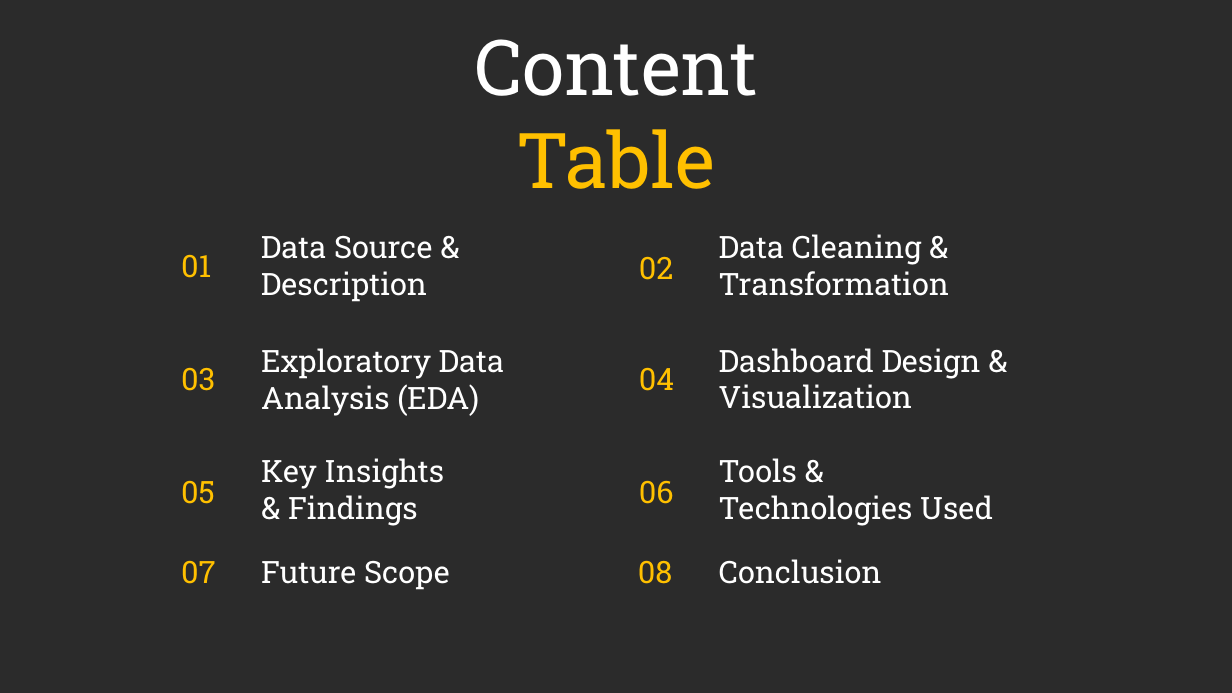
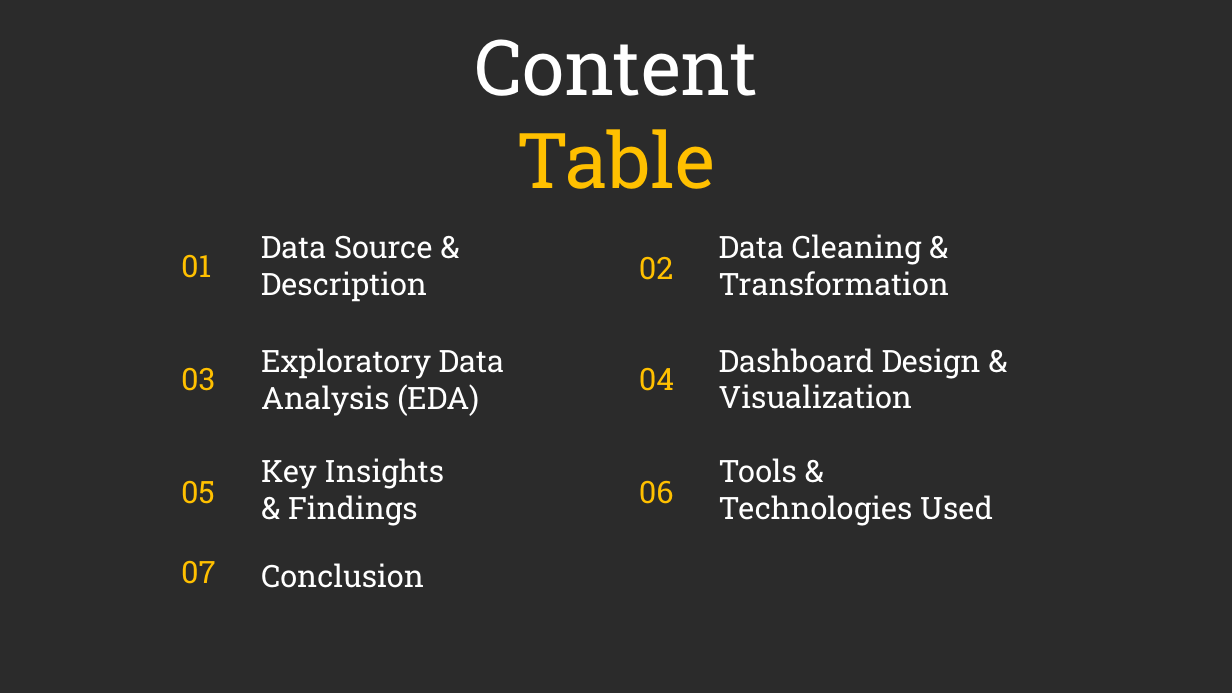
Before and after one commit to prafullwahatule/BI-Amazon-Sale-Report, a slide deck: slide 7 of Report/Amazon Sales Report.pptx. Drawn at 1232x693 pixels with LibreOffice and Linux fonts; fonts in the diff are those of the drawing; background and template pictures are left out; a plain dark background stands for a picture behind light text. Boxes give left, top, right and bottom in pixels: in the first picture for what was removed or moved away, otherwise in the second. Text is boxed around its words. In the diff, an @@ line names an element or a change of style, - is before the commit and + after.

```diff
--- a/Report/Amazon Sales Report.pptx
+++ b/Report/Amazon Sales Report.pptx
@@ text "Conclusion": place and size @@
-text "Conclusion" at (719, 559, 882, 584)
+text "Conclusion" at (261, 563, 424, 588)
@@ text removed at (261, 561, 450, 590) @@
-Future Scope
@@ text removed at (638, 561, 673, 584) @@
-08
```
Also in this commit, not shown: 1 other slide changed, 4 slides added, 4 slides removed.
